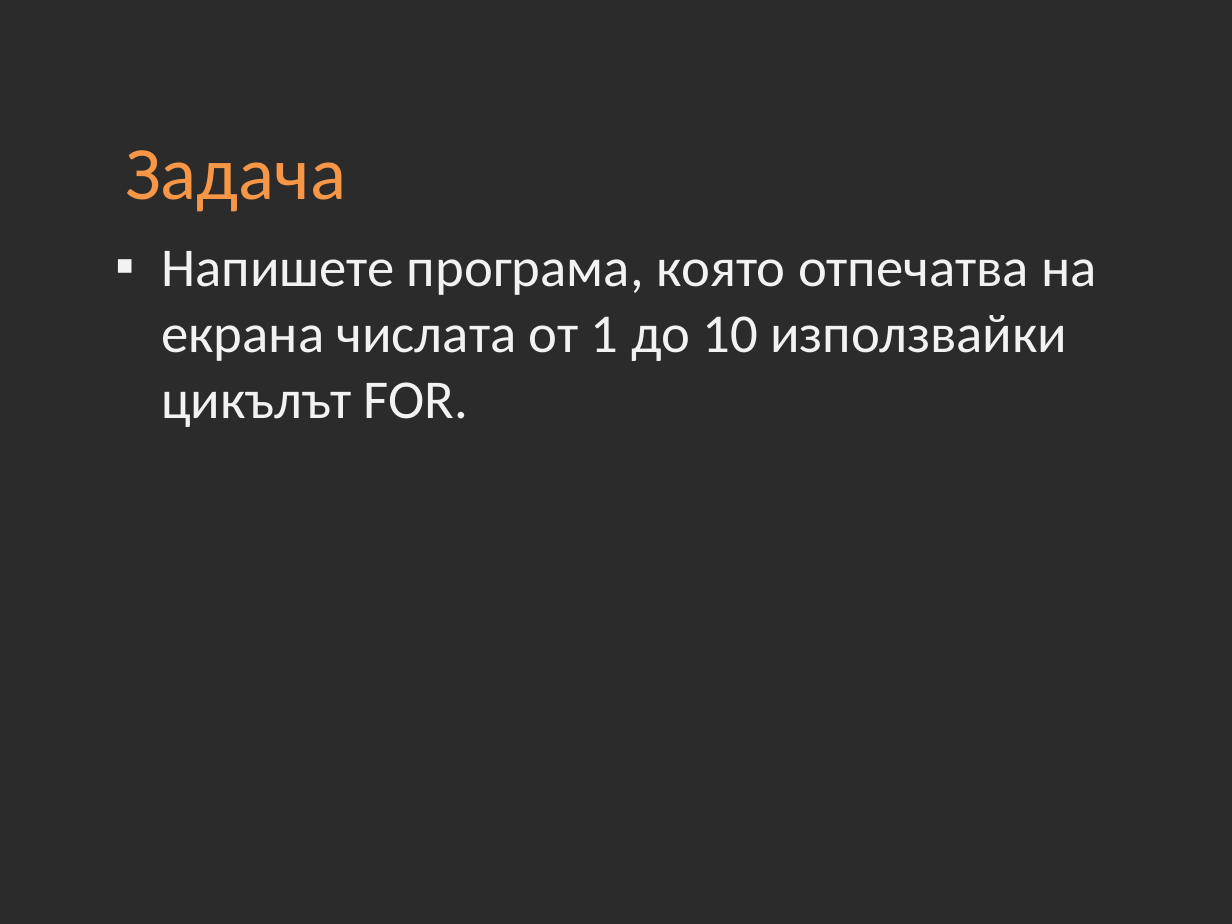
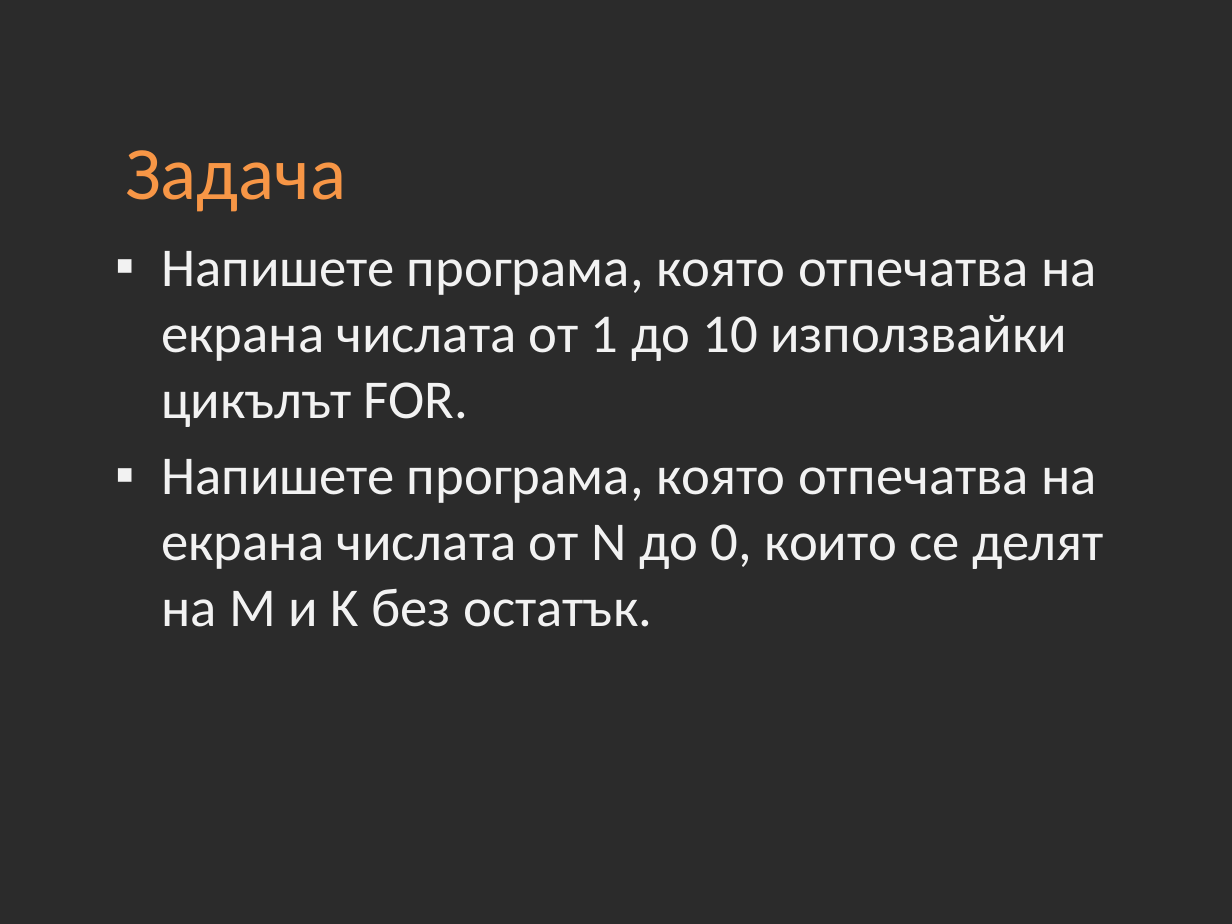
Before and after one commit to Academy-Soft-Intellect/Programming-Introduction-CSharp-Course, a slide deck: slide 15 of 04-Loops.pptx (slide 14 before the commit). Drawn at 1232x924 pixels with LibreOffice and Linux fonts; fonts in the diff are those of the drawing; background and template pictures are left out; a plain dark background stands for a picture behind light text. Boxes give left, top, right and bottom in pixels: in the first picture for what was removed or moved away, otherwise in the second. Text is boxed around its words. In the diff, an @@ line names an element or a change of style, - is before the commit and + after.

```diff
--- a/04-Loops.pptx
+++ b/04-Loops.pptx
@@ text at (161,459,1104,627): paragraph added @@
+▪ Напишете програма, която отпечатва на екрана числата от N до 0, които се делят на M и K без остатък.
```
Also in this commit, not shown: 1 other slide changed, 1 slide added, 10 other files.
